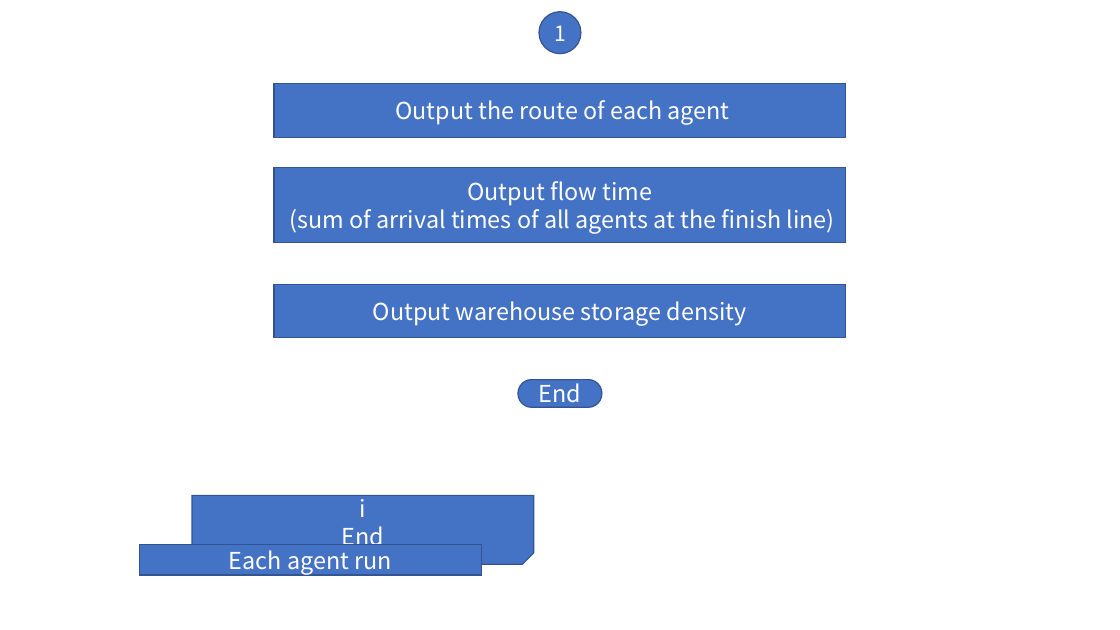
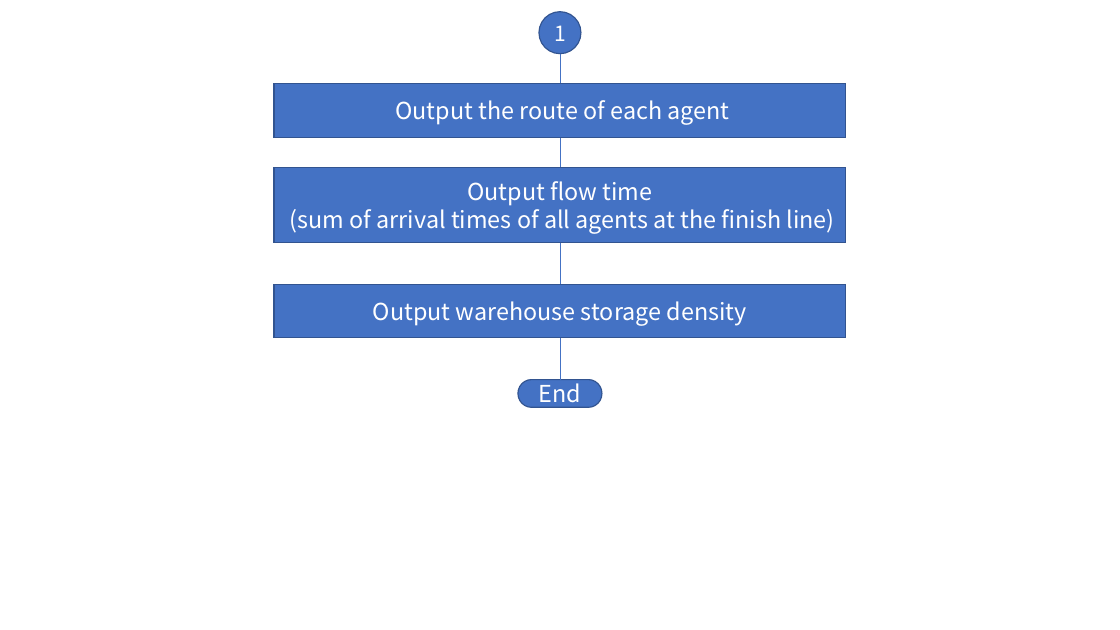
Before and after one commit to mayo233/passing_each_other, a slide deck: slide 4 of すれ違い回避_2台.pptx. Drawn at 1120x630 pixels with LibreOffice and Linux fonts; fonts in the diff are those of the drawing. Boxes give left, top, right and bottom in pixels: in the first picture for what was removed or moved away, otherwise in the second. Text is boxed around its words. In the diff, an @@ line names an element or a change of style, - is before the commit and + after.

```diff
--- a/すれ違い回避_2台.pptx
+++ b/すれ違い回避_2台.pptx
@@ line added from (560, 54) to (560, 380), #4472C4 0.5 pt @@
@@ snip same rect removed at (192,496,534,565) @@
@@ text removed at (342,493,384,545) @@
-i
-End
@@ rectangle removed at (139,544,481,575) @@
-Each agent run
```
Also in this commit, not shown: 3 other slides changed.
